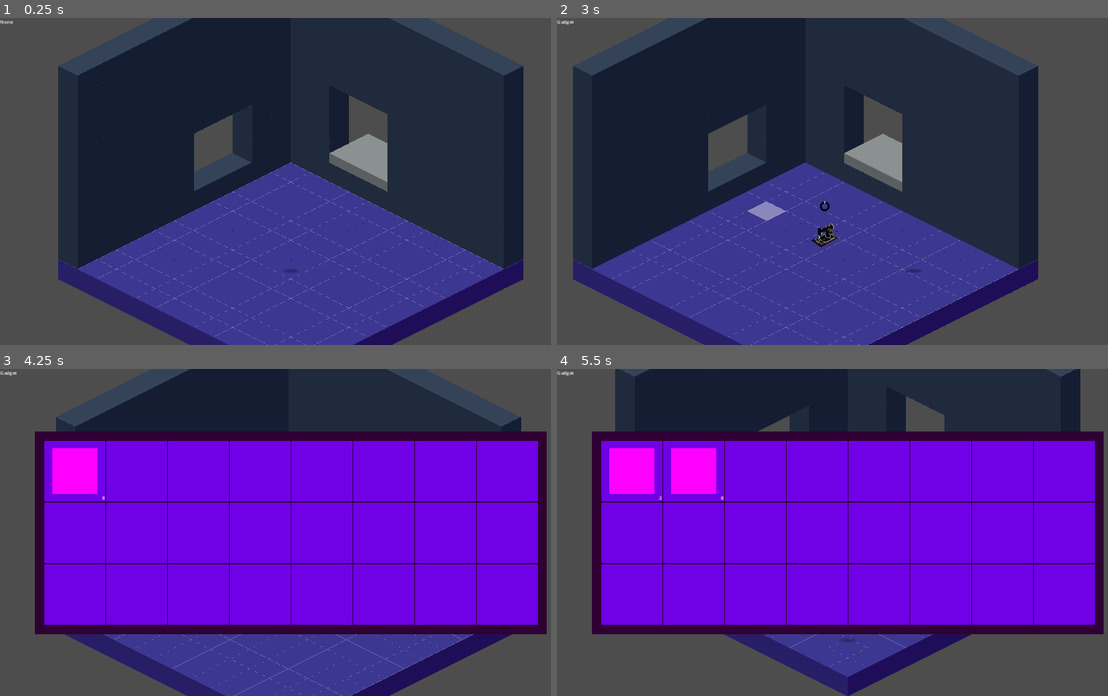
Above: before the commit, frames 1-4 (two rows, left to right).
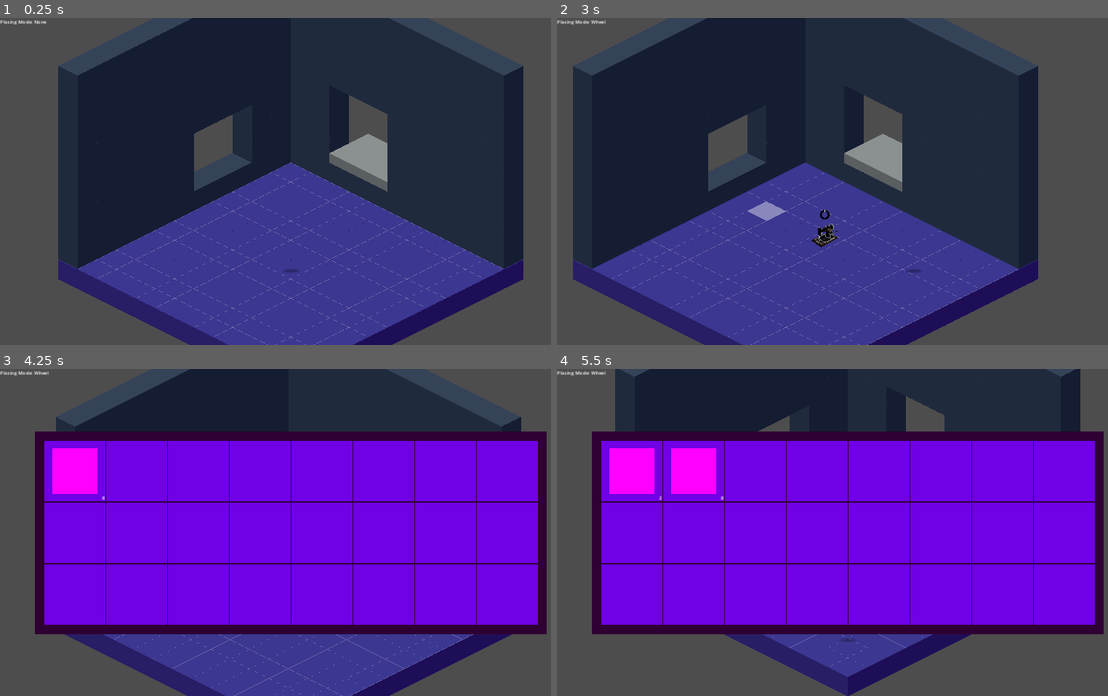
Above: after the commit, the same moments.

Repository: kaelynfmp/HearthLight
Game: Godot game, scene res://scenes/room.tscn
Two runs of this game, one before a commit and one after it. Both use one fixed random seed, a clock stepped at 60 frames per second and the inputs below.
Inputs (mouse positions are in pixels of both pictures, inside the frame that each line leads up to):
- Up to frame 1 (0.25 s): no input
- Up to frame 2 (3 s): tap Enter (ui_accept) at 0.5, 1.25, 2, 2.3, 2.75 s; drag from (579, 24) to (904, 109) at 0.52 s; drag from (733, 197) to (815, 246) at 1.27 s; move the mouse to (904, 109) at 2.02 s; hold D (move_right) 2.03-2.75 s; tap 1 (toggle_placing_mode) at 2.1 s; drag from (815, 246) to (672, 132) at 2.77 s
- Up to frame 3 (4.25 s): tap Enter (ui_accept) at 3.5, 3.77, 3.8, 4.07 s; move the mouse to (462, 581) at 3.52 s; hold A (move_left) from 3.53 s (still down); hold Shift (modifier) from 3.53 s (still down); tap E (inventory) at 4.15 s
- Up to frame 4 (5.5 s): release A (move_left) at 4.25 s; release Shift (modifier) at 4.25 s; drag from (634, 470) to (760, 450) at 4.27 s; tap Enter (ui_accept) at 5, 5.1 s; move the mouse to (694, 470) at 5.02 s; hold S (move_down) from 5.03 s (still down); click (694, 470) at 5.17 s

The runs differ from the first frame. In frame 1, less than 0.1% of the frame differs, in the area x 0-9%, y 0-2%; in frame 2, 0.1%, in the area x 0-50%, y 0-62%; in frame 3, less than 0.1%; in frame 4, less than 0.1%.

Commit message:
Added producing item into player inventory

Diff:
--- a/scenes/gadgets/gadget.tscn
+++ b/scenes/gadgets/gadget.tscn
@@ -1,12 +1,19 @@
-[gd_scene load_steps=4 format=3 uid="uid://c4jwdbd2el2ca"]
+[gd_scene load_steps=7 format=3 uid="uid://c4jwdbd2el2ca"]
 
 [ext_resource type="Script" path="res://scripts/objects/gadget.gd" id="1_3434e"]
+[ext_resource type="Script" path="res://scripts/resources/inventory.gd" id="2_7k8xy"]
 [ext_resource type="Texture2D" uid="uid://d177rnqmevtb0" path="res://resources/sprites/progress_circle_back.png" id="2_sd4ea"]
+[ext_resource type="Script" path="res://scripts/resources/slot.gd" id="3_1chgp"]
 [ext_resource type="Texture2D" uid="uid://ccdr42qmkpfj2" path="res://resources/sprites/progress_circle_front.png" id="3_cumj0"]
+
+[sub_resource type="Resource" id="Resource_7bxlh"]
+script = ExtResource("2_7k8xy")
+slots = Array[ExtResource("3_1chgp")]([])
 
 [node name="Gadget" type="StaticBody2D"]
 y_sort_enabled = true
 script = ExtResource("1_3434e")
+output_inventory = SubResource("Resource_7bxlh")
 
 [node name="CollisionPolygon2D" type="CollisionPolygon2D" parent="."]
 position = Vector2(-6.11111, -22.0748)
@@ -24,9 +31,9 @@
 z_index = 10
 y_sort_enabled = true
 offset_left = -32.0
-offset_top = -256.0
+offset_top = -200.0
 offset_right = 480.0
-offset_bottom = 256.0
+offset_bottom = 312.0
 scale = Vector2(0.125, 0.125)
 fill_mode = 4
 texture_under = ExtResource("2_sd4ea")
--- a/scenes/room.tscn
+++ b/scenes/room.tscn
@@ -158,7 +158,7 @@
 [node name="Cursor" parent="HUD" instance=ExtResource("9_6c5mx")]
 
 [node name="TempPlacingMode" type="RichTextLabel" parent="HUD"]
-offset_right = 133.0
+offset_right = 375.0
 offset_bottom = 40.0
 text = "Placing Mode"
 fit_content = true
--- a/scripts/gui/temp_placing_mode.gd
+++ b/scripts/gui/temp_placing_mode.gd
@@ -9,6 +9,6 @@
 # Called every frame. 'delta' is the elapsed time since the previous frame.
 func _process(delta: float) -> void:
 	if GameManager.is_placing_gadget:
-		text = "Gadget"
+		text = "Placing Mode: Wheel"
 	else:
-		text = "None"
+		text = "Placing Mode: None"
--- a/scripts/objects/gadget.gd
+++ b/scripts/objects/gadget.gd
@@ -2,14 +2,28 @@
 
 @onready var gadget_stats = load("res://resources/gadgets/wheel.tres")
 
+@export var output_inventory: Inventory
+
+var character: Node2D
+
 # Called when the node enters the scene tree for the first time.
 func _ready() -> void:
+	character = get_parent().get_parent().get_parent().find_child("Character")
 	$Sprite2D.texture = gadget_stats.texture
 	$Timer.wait_time = gadget_stats.process_time
 	$Timer.start()
+	$Timer.timeout.connect(add_item_to_inventory)
 	$TextureProgressBar.visible = true
 
 
 # Called every frame. 'delta' is the elapsed time since the previous frame.
 func _process(delta: float) -> void:
 	$TextureProgressBar.value = 100 - ($Timer.time_left / $Timer.wait_time) * 100
+
+func add_item_to_inventory() -> void:
+	var item: Item = load("res://resources/items/cotton.tres")
+	collect(item)
+
+## 'Collects' a given item, placing it into the inventory on the nearest open slot
+func collect(item: Item):
+	character.inventory.insert(item)
